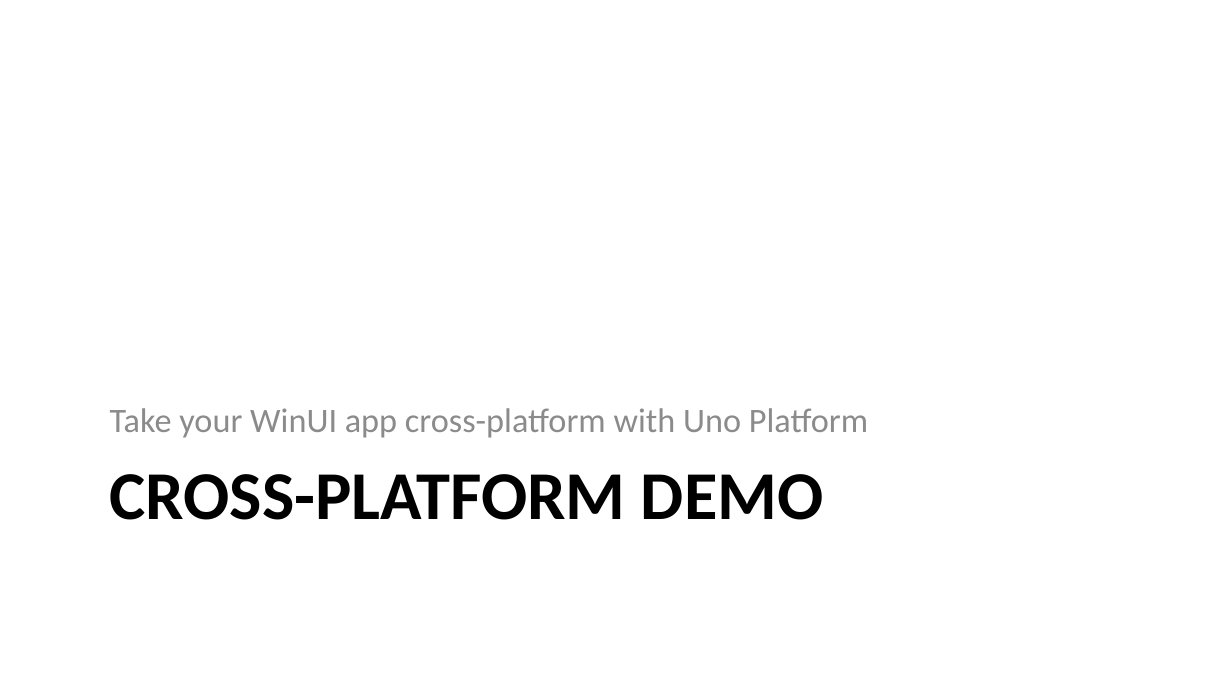
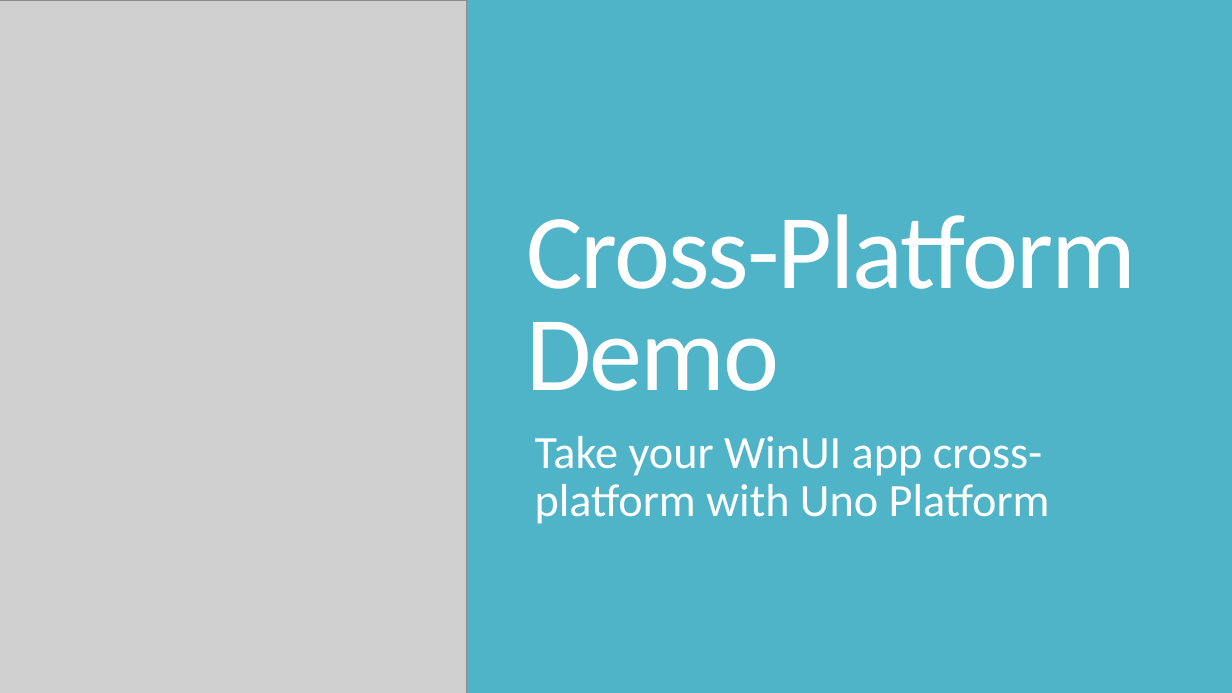
Before and after one commit to alvinashcraft/speaking, a slide deck: slide 11 of 2025/1107_TechBash/StartWithWinUI/TechBash 2025 - Get Started with WinUI.pptx (slide 12 before the commit). Drawn at 1232x693 pixels with LibreOffice and Linux fonts; fonts in the diff are those of the drawing; grey boxes stand for pictures; background and template pictures are left out. Boxes give left, top, right and bottom in pixels: in the first picture for what was removed or moved away, otherwise in the second. Text is boxed around its words. In the diff, an @@ line names an element or a change of style, - is before the commit and + after.

```diff
--- a/2025/1107_TechBash/StartWithWinUI/TechBash 2025 - Get Started with WinUI.pptx
+++ b/2025/1107_TechBash/StartWithWinUI/TechBash 2025 - Get Started with WinUI.pptx
@@ background picture (left out) to #000000 @@
@@ rectangle added at [0, 0, 1232, 692], fill #50B4C8 @@
@@ rectangle added at [0, 0, 1232, 692], fill #50B4C8 @@
@@ picture added at [0, 0, 467, 693] @@
@@ title "Cross-Platform Demo" at [526, 214, 1135, 391]: vertical alignment top to bottom @@
@@ title at [526, 214, 1135, 391]: text changed; size 40 to 62 pt; text colour #000000 to #FFFFFF; bold off @@
-CROSS-PLATFORM DEMO
+Cross-Platform Demo
@@ text "Take your WinUI app cross-platform ...": place and size @@
-text "Take your WinUI app cross-platform ..." at [110, 408, 868, 438]
+text "Take your WinUI app cross-platform ..." at [535, 436, 1050, 524]
@@ text "Take your WinUI app cross-platform ..." at [535, 436, 1050, 524]: size 20 to 27 pt, text colour #8C8C8C to #FFFFFF; line spacing 1 to 0.85; more space between paragraphs; vertical alignment bottom to top @@
```
Also in this commit, not shown: 13 other slides changed, 3 slides removed.
